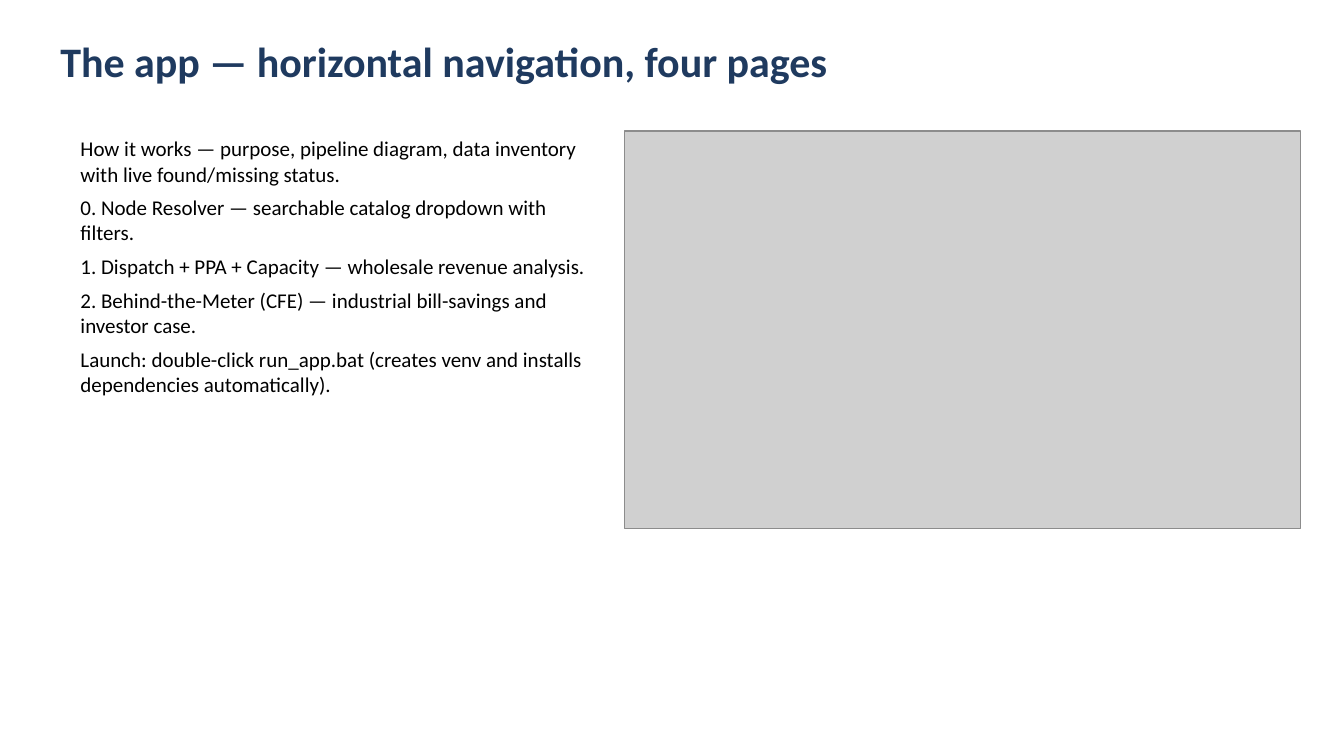
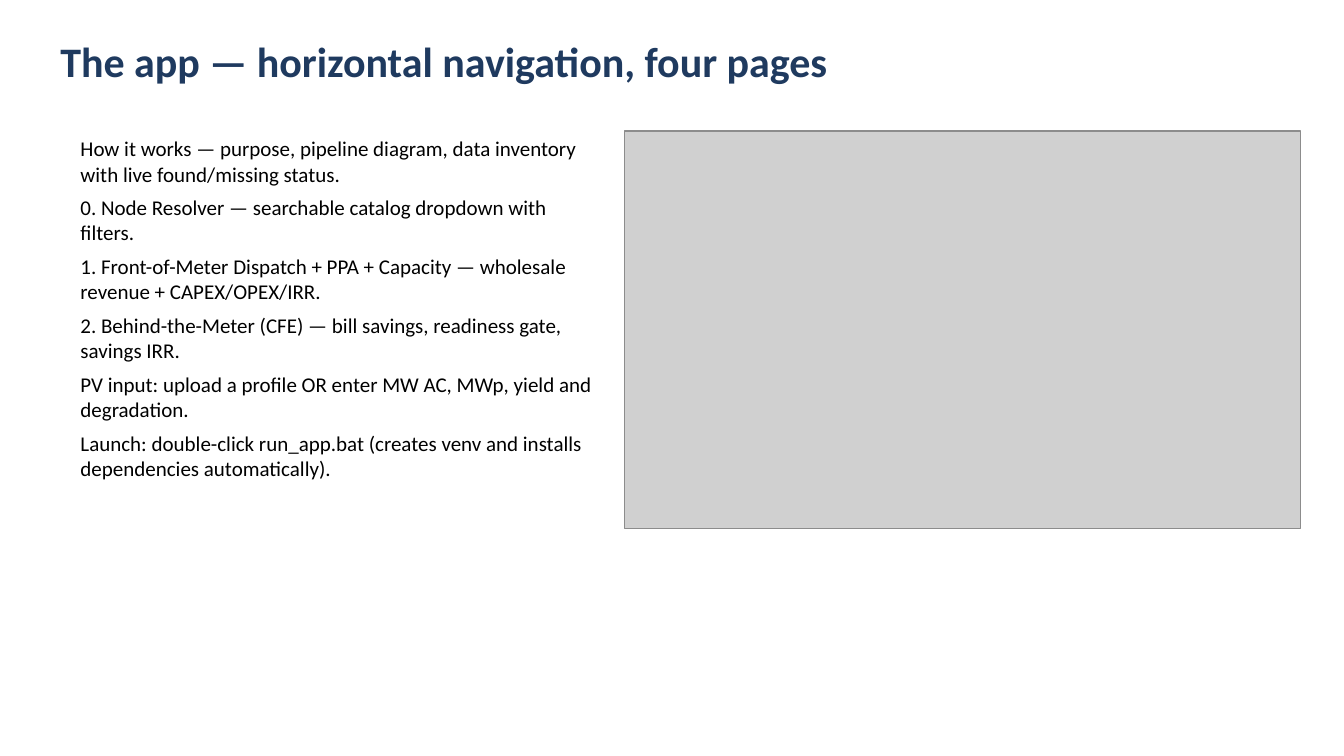
Before and after one commit to claudioalemany-max/Optimus_Mexico, a slide deck: slide 4 of docs/Optimus_Mexico_Presentation.pptx. Drawn at 1344x756 pixels with LibreOffice and Linux fonts; fonts in the diff are those of the drawing; grey boxes stand for pictures. Boxes give left, top, right and bottom in pixels: in the first picture for what was removed or moved away, otherwise in the second. Text is boxed around its words. In the diff, an @@ line names an element or a change of style, - is before the commit and + after.

```diff
--- a/docs/Optimus_Mexico_Presentation.pptx
+++ b/docs/Optimus_Mexico_Presentation.pptx
@@ text at (80,259,591,421): text changed @@
-1. Dispatch + PPA + Capacity — wholesale revenue analysis.
-2. Behind-the-Meter (CFE) — industrial bill-savings and investor case.
+1. Front-of-Meter Dispatch + PPA + Capacity — wholesale revenue + CAPEX/OPEX/IRR.
+2. Behind-the-Meter (CFE) — bill savings, readiness gate, savings IRR.
+PV input: upload a profile OR enter MW AC, MWp, yield and degradation.
```
Also in this commit, not shown: 7 other slides changed, 26 other files.
